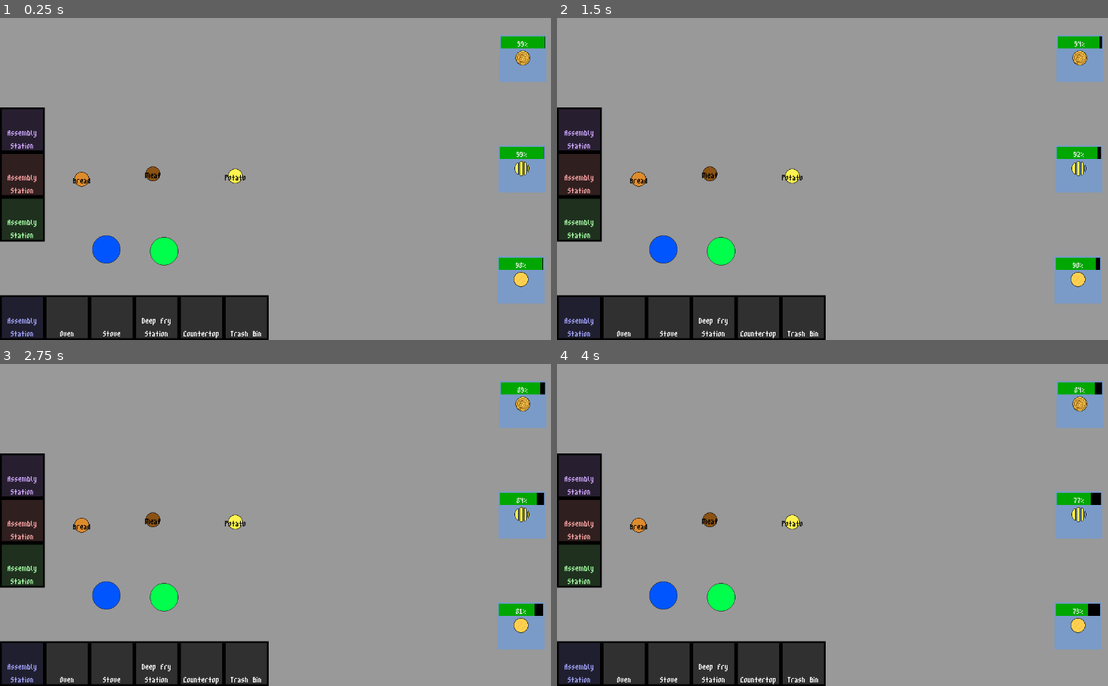
Above: before the commit, frames 1-4 (two rows, left to right).
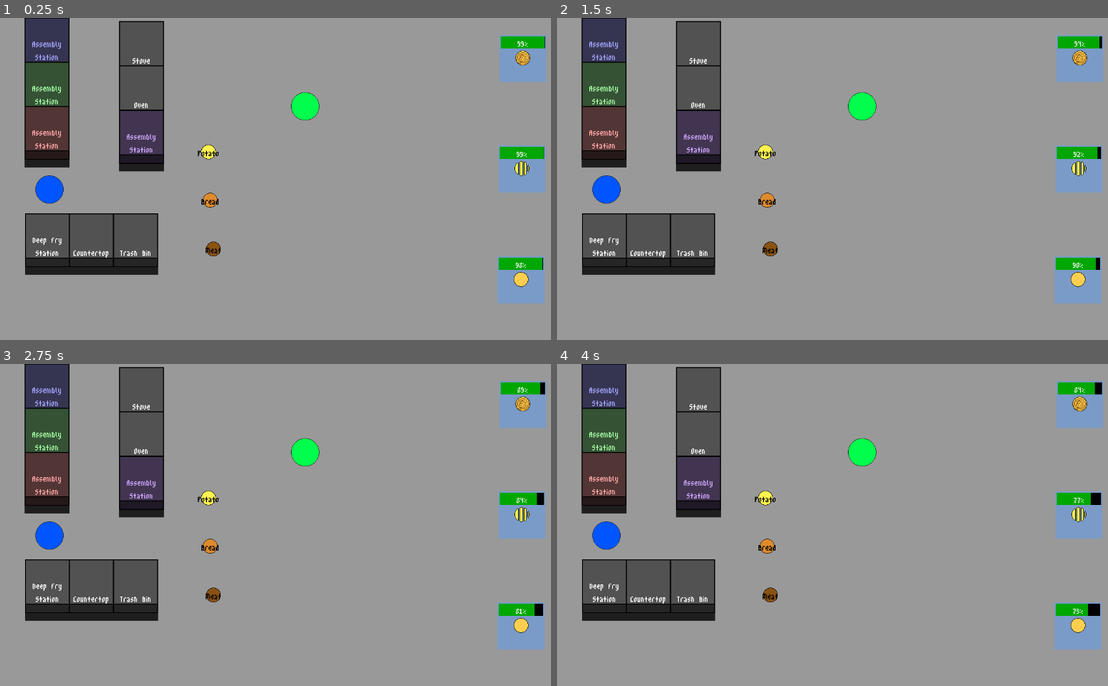
Above: after the commit, the same moments.

Repository: IronStrikerX/COGS-game
Game: Godot game, scene res://Game/game.tscn
The game is run twice, just before and just after one commit, with the same random seed, the same clock (stepped at 60 frames per second) and the same inputs.
Inputs (mouse positions are in pixels of both pictures, inside the frame that each line leads up to):
- Up to frame 1 (0.25 s): no input
- Up to frame 2 (1.5 s): move the mouse to (661, 249) at 0.52 s; tap Enter at 1.25 s; move the mouse to (722, 249) at 1.27 s
- Up to frame 3 (2.75 s): tap Space at 2 s; move the mouse to (341, 454) at 2.02 s
- Up to frame 4 (4 s): tap Enter at 2.75 s; move the mouse to (815, 589) at 2.77 s; tap Space at 3.5 s; move the mouse to (1014, 573) at 3.52 s

The runs differ from the first frame. In frame 1, 23% of the frame differs, in the area x 0-58%, y 0-100%; in frame 2, 23%; in frame 3, 23%; in frame 4, 23%.

Commit message:
updated appliance look

Diff:
--- a/CookingSystem/Appliances.tscn
+++ b/CookingSystem/Appliances.tscn
@@ -1,7 +1,7 @@
-[gd_scene load_steps=12 format=3 uid="uid://brrm84npst7bp"]
+[gd_scene load_steps=13 format=3 uid="uid://brrm84npst7bp"]
 
-[ext_resource type="Texture2D" uid="uid://droeln3k0ndn" path="res://assets/station.png" id="1_a2g1o"]
 [ext_resource type="Script" uid="uid://l7xovvvv4rjd" path="res://CookingSystem/appliances.gd" id="1_a8k81"]
+[ext_resource type="Texture2D" uid="uid://capyvsuksgjo" path="res://assets/pixil-layer-Background (9).png" id="2_dmv7j"]
 [ext_resource type="FontFile" uid="uid://j1ikdqqghm6c" path="res://assets/m3x6.ttf" id="3_dmv7j"]
 
 [sub_resource type="StyleBoxFlat" id="StyleBoxFlat_dmv7j"]
@@ -17,10 +17,10 @@
 bg_color = Color(0.4169775, 0.28263867, 0.17518583, 1)
 
 [sub_resource type="RectangleShape2D" id="RectangleShape2D_a8k81"]
-size = Vector2(92, 92)
+size = Vector2(96, 95)
 
 [sub_resource type="RectangleShape2D" id="RectangleShape2D_a2g1o"]
-size = Vector2(119, 118)
+size = Vector2(119, 138)
 
 [sub_resource type="Curve" id="Curve_dmv7j"]
 _limits = [0.0, 1.0058082, 0.0, 1.0]
@@ -30,11 +30,14 @@
 [sub_resource type="Gradient" id="Gradient_a5ags"]
 colors = PackedColorArray(0.583047, 0.583047, 0.5830469, 1, 1, 1, 1, 1)
 
+[sub_resource type="StyleBoxFlat" id="StyleBoxFlat_46frq"]
+bg_color = Color(0.11858133, 0.11858139, 0.11858136, 1)
+
 [node name="Appliance" type="StaticBody2D"]
 script = ExtResource("1_a8k81")
 
 [node name="Sprite2D" type="Sprite2D" parent="."]
-texture = ExtResource("1_a2g1o")
+texture = ExtResource("2_dmv7j")
 
 [node name="Control" type="Control" parent="Sprite2D"]
 layout_mode = 3
@@ -42,9 +45,9 @@
 anchor_right = 1.0
 anchor_bottom = 1.0
 offset_left = -50.0
-offset_top = -50.0
+offset_top = -60.0
 offset_right = -50.0
-offset_bottom = -50.0
+offset_bottom = -60.0
 grow_horizontal = 2
 grow_vertical = 2
 size_flags_horizontal = 4
@@ -59,7 +62,7 @@
 offset_left = -50.0
 offset_top = -51.0
 offset_right = 50.0
-offset_bottom = -4.0
+offset_bottom = -21.0
 grow_horizontal = 2
 grow_vertical = 0
 theme_override_fonts/font = ExtResource("3_dmv7j")
@@ -100,9 +103,12 @@
 max_value = 1.0
 
 [node name="CollisionShape2D" type="CollisionShape2D" parent="."]
+visible = false
+position = Vector2(0, -8.5)
 shape = SubResource("RectangleShape2D_a8k81")
 
 [node name="Area2D" type="Area2D" parent="."]
+visible = false
 
 [node name="CollisionShape2D" type="CollisionShape2D" parent="Area2D"]
 position = Vector2(-1.5, -1)
@@ -131,3 +137,10 @@
 color_ramp = SubResource("Gradient_a5ags")
 hue_variation_min = 0.1
 hue_variation_max = 1.0
+
+[node name="Panel" type="Panel" parent="."]
+offset_left = -50.0
+offset_top = 60.0
+offset_right = 50.0
+offset_bottom = 77.0
+theme_override_styles/panel = SubResource("StyleBoxFlat_46frq")
--- a/Game/character.tscn
+++ b/Game/character.tscn
@@ -17,6 +17,7 @@
 texture = ExtResource("2_wa5vi")
 
 [node name="CollisionShape2D" type="CollisionShape2D" parent="."]
+visible = false
 shape = SubResource("CircleShape2D_80nbo")
 
 [node name="Area2D" type="Area2D" parent="."]
--- a/Game/game.tscn
+++ b/Game/game.tscn
@@ -22,69 +22,67 @@
 [node name="Food" type="Node2D" parent="."]
 
 [node name="food" parent="Food" instance=ExtResource("1_qmv3x")]
-position = Vector2(342, 349)
+position = Vector2(477, 517)
 food = ExtResource("2_oomkl")
 
 [node name="food2" parent="Food" instance=ExtResource("1_qmv3x")]
-position = Vector2(183, 361)
+position = Vector2(470, 408)
 food = ExtResource("3_buohc")
 
 [node name="food3" parent="Food" instance=ExtResource("1_qmv3x")]
-position = Vector2(526, 354)
+position = Vector2(466, 300)
 food = ExtResource("4_kul4i")
+
+[node name="Characters" type="Node2D" parent="."]
+
+[node name="CharacterBody2D" parent="Characters" instance=ExtResource("6_fsxsm")]
+position = Vector2(110, 384)
+player_id = 1
+
+[node name="CharacterBody2D2" parent="Characters" instance=ExtResource("6_fsxsm")]
+position = Vector2(681, 198)
+player_id = 2
 
 [node name="Appliances" type="Node2D" parent="."]
 
 [node name="Appliance2" parent="Appliances" instance=ExtResource("5_7gi1t")]
-position = Vector2(450, 670)
+position = Vector2(204, 497)
 appliance_type = 4
 
 [node name="Appliance5" parent="Appliances" instance=ExtResource("5_7gi1t")]
-position = Vector2(50, 670)
+position = Vector2(105, 59)
 appliance_type = 3
 assembly_station_owner = 1
 
 [node name="Appliance" parent="Appliances" instance=ExtResource("5_7gi1t")]
-position = Vector2(250, 670)
+position = Vector2(316, 67)
 appliance_type = 1
 
 [node name="Appliance3" parent="Appliances" instance=ExtResource("5_7gi1t")]
-position = Vector2(150, 670)
+position = Vector2(316, 166)
 
 [node name="Appliance4" parent="Appliances" instance=ExtResource("5_7gi1t")]
-position = Vector2(350, 670)
+position = Vector2(106, 497)
 appliance_type = 2
 
 [node name="Appliance6" parent="Appliances" instance=ExtResource("5_7gi1t")]
-position = Vector2(550, 670)
+position = Vector2(303, 497)
 appliance_type = 5
 
 [node name="Appliance7" parent="Appliances" instance=ExtResource("5_7gi1t")]
-position = Vector2(50, 450)
+position = Vector2(105, 158)
 appliance_type = 3
 assembly_station_owner = 2
 
 [node name="Appliance8" parent="Appliances" instance=ExtResource("5_7gi1t")]
-position = Vector2(50, 350)
+position = Vector2(105, 257)
 appliance_type = 3
 assembly_station_owner = 3
 
 [node name="Appliance9" parent="Appliances" instance=ExtResource("5_7gi1t")]
-position = Vector2(50, 250)
+position = Vector2(316, 266)
 appliance_type = 3
 assembly_station_owner = 4
-
-[node name="Characters" type="Node2D" parent="."]
-
-[node name="CharacterBody2D" parent="Characters" instance=ExtResource("6_fsxsm")]
-z_index = 1
-position = Vector2(237, 518)
-player_id = 1
-
-[node name="CharacterBody2D2" parent="Characters" instance=ExtResource("6_fsxsm")]
-z_index = 1
-position = Vector2(366, 522)
-player_id = 2
 
 [node name="Customer" parent="." instance=ExtResource("7_oomkl")]
 position = Vector2(1118, 41)
Binary file added: assets/pixil-layer-Background (9).png
Not shown, added: assets/pixil-layer-Background (9).png.import
Binary file added: assets/pixil-layer-Layer 2 (1).png
Not shown, added: assets/pixil-layer-Layer 2 (1).png.import
